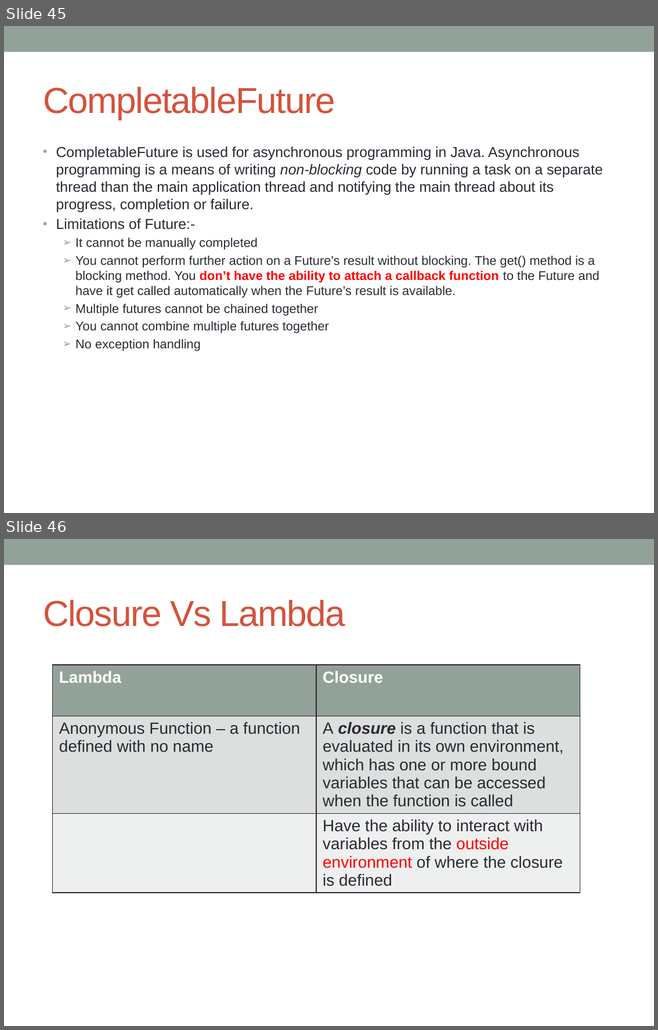
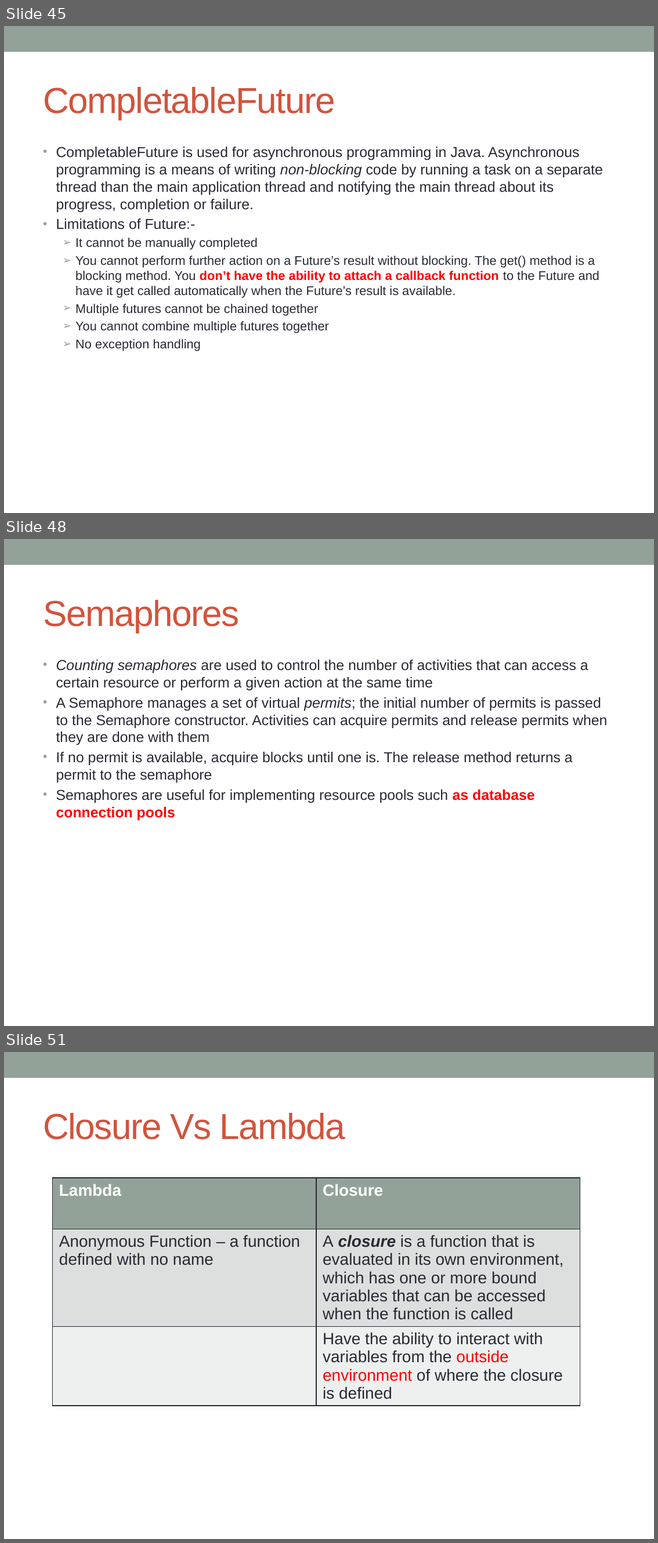
Before and after one commit to notionquest/ProjectDocumentation, a slide deck: MultiThreading.pptx. Shown one above the other, each under a label of ours: slides 45 and 46 before the commit, slides 45, 48 and 51 after it; the slides between them are not shown. The pictures are 658x1030 and 658x1543 pixels, drawn with LibreOffice and Linux fonts; fonts in the diff are those of the drawing. Boxes give left, top, right and bottom in pixels: in the first picture for what was removed or moved away, otherwise in the second. Text is boxed around its words. In the diff, an @@ line names an element or a change of style, - is before the commit and + after.

```diff
--- a/MultiThreading.pptx
+++ b/MultiThreading.pptx
@@ slide 48 added at <box>4,539,654,1026</box>, background #FFFFFF; not listed: 1 template element that a slide beside it also shows @@
@@ title added at <box>43,600,239,633</box>, 40 pt, text #D2533C @@
+Semaphores
@@ text added at <box>56,660,607,820</box>, 16 pt, text #292934 @@
+• Counting semaphores are used to control the number of activities that can access a certain resource or perform a given action at the same time
+• A Semaphore manages a set of virtual permits; the initial number of permits is passed to the Semaphore constructor. Activities can acquire permits and release permits when they are done with them
+• If no permit is available, acquire blocks until one is. The release method returns a permit to the semaphore
+• Semaphores are useful for implementing resource pools such as database connection pools
@@ what was slide 46 is now slide 51 @@
```
Also in this commit, not shown: 2 slides changed, 4 other slides added.
